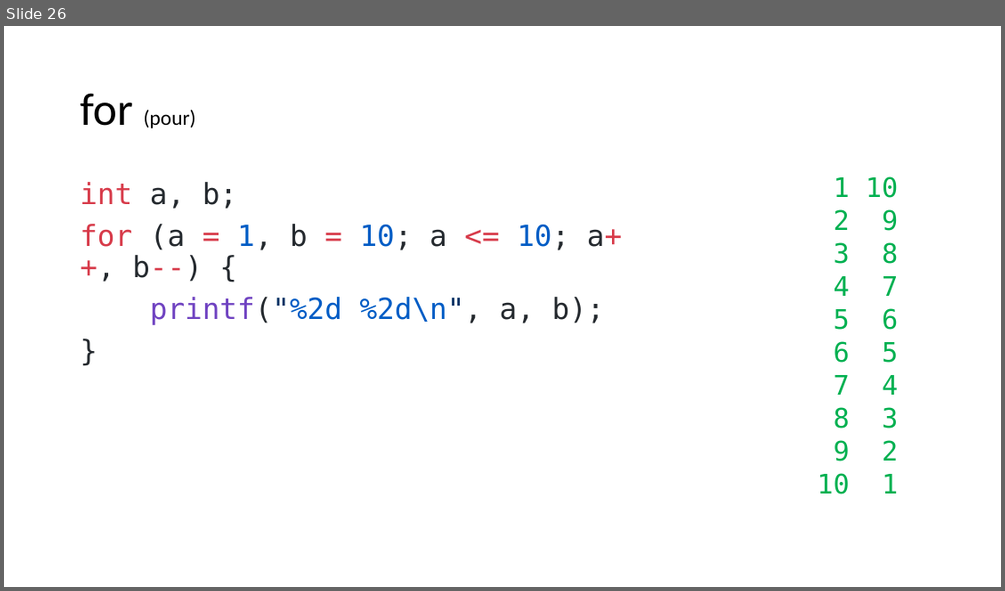
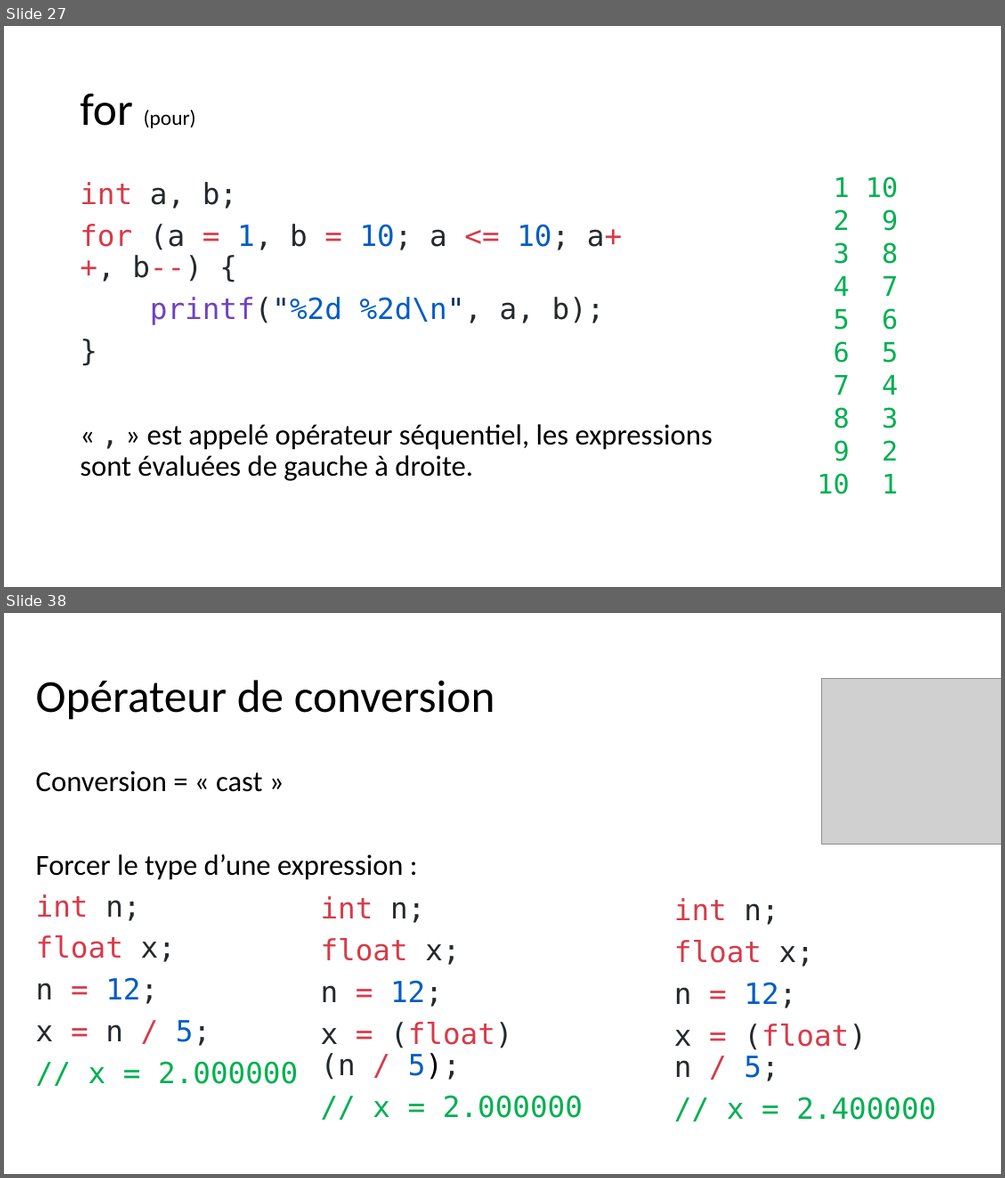
Before and after one commit to Firestorm49/bts-1, a slide deck: 02_C/02_Types-et-operateurs/Types et opérateurs en C.pptx. Shown one above the other, each under a label of ours: slide 26 before the commit, slides 27 and 38 after it; the slides between them are not shown. The pictures are 1005x591 and 1005x1178 pixels, drawn with LibreOffice and Linux fonts; fonts in the diff are those of the drawing; grey boxes stand for pictures. Boxes give left, top, right and bottom in pixels: in the first picture for what was removed or moved away, otherwise in the second. Text is boxed around its words. In the diff, an @@ line names an element or a change of style, - is before the commit and + after.

```diff
--- a/02_C/02_Types-et-operateurs/Types et opérateurs en C.pptx
+++ b/02_C/02_Types-et-operateurs/Types et opérateurs en C.pptx
@@ slide 38 added at (4, 613, 1001, 1174), background #FFFFFF @@
@@ title added at (36, 680, 495, 720), 44 pt, text #000000 @@
+Opérateur de conversion
@@ picture added at (822, 679, 1001, 844) @@
@@ text added at (36, 771, 404, 1084), 28 pt, text #000000 @@
+Conversion = « cast »
+Forcer le type d’une expression :
+int n;
+float x;
+n = 12;
+x = n / 5;
+// x = 2.000000
@@ text added at (321, 896, 582, 1118), 28 pt, text #D73A49 @@
+int n;
+float x;
+n = 12;
+x = (float) (n / 5);
+// x = 2.000000
@@ text added at (674, 898, 936, 1119), 28 pt, text #D73A49 @@
+int n;
+float x;
+n = 12;
+x = (float) n / 5;
+// x = 2.400000
@@ what was slide 26 is now slide 27 @@
@@ slide 27 changed as well @@
@@ text at (80, 424, 712, 481): paragraph added @@
+« , » est appelé opérateur séquentiel, les expressions sont évaluées de gauche à droite.
```
Also in this commit, not shown: 2 other slides changed, 13 other slides added, 6 other files.
